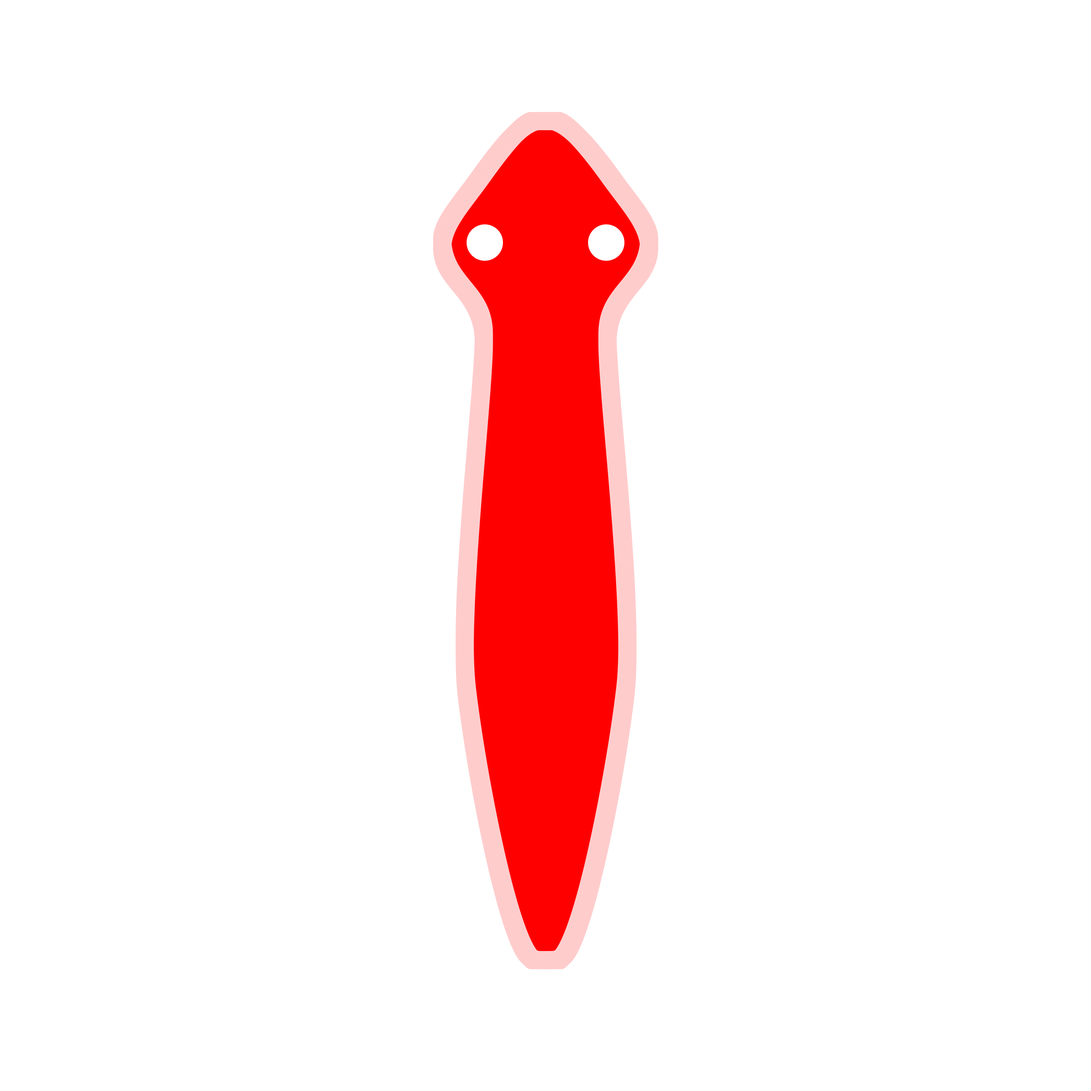
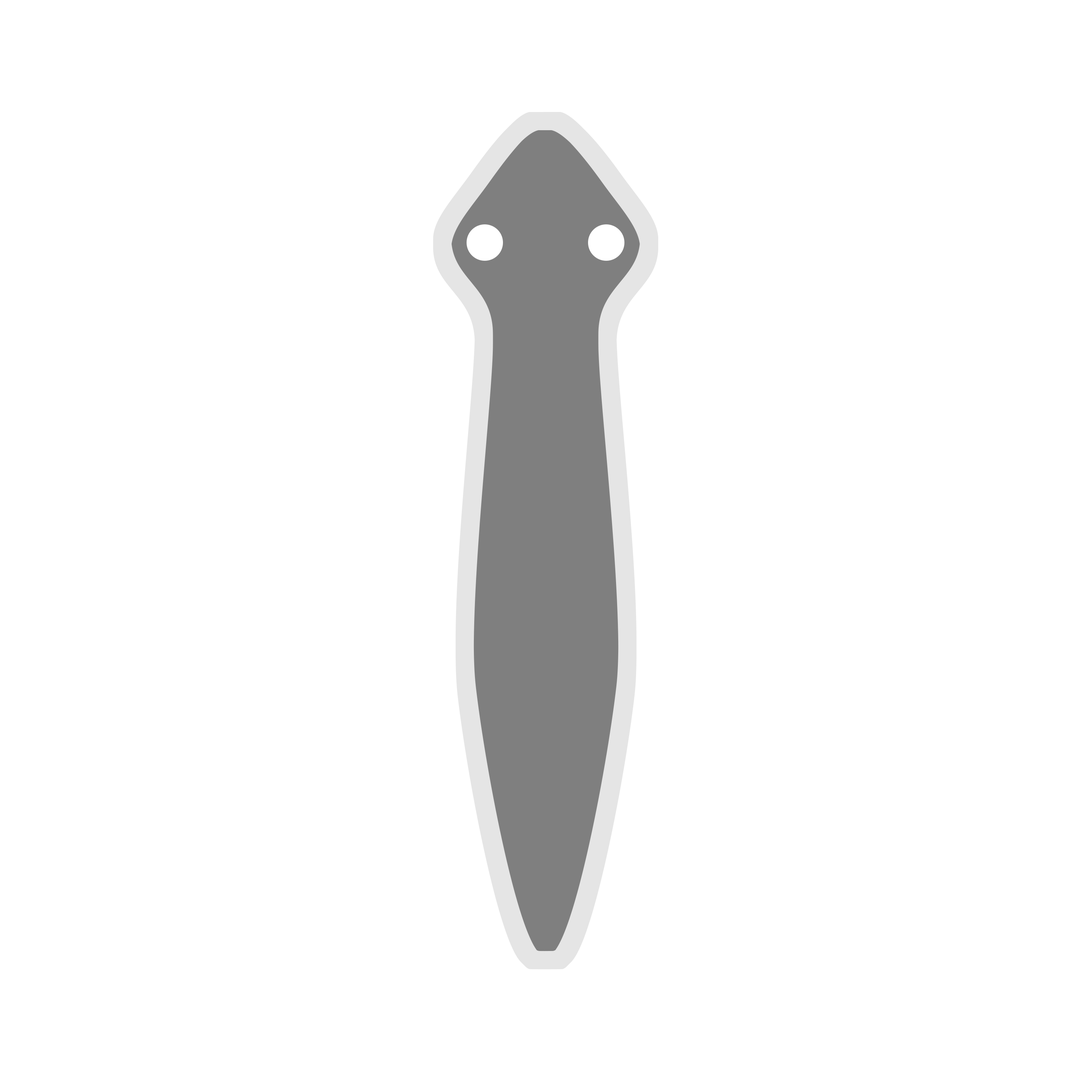
Layer changes from the first (1091, 1091) image to the second:
added layer "Grey" above "Color" over [433, 112, 659, 970]
renamed "Body" to "Color", hid it over [433, 112, 659, 970]
